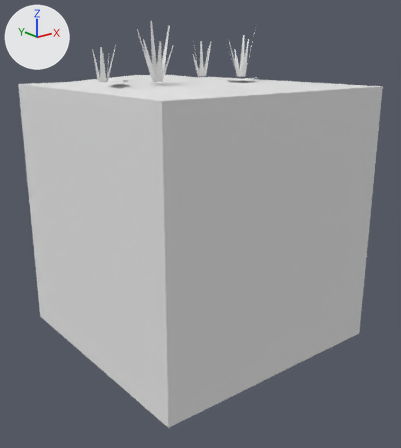
One commit to the FBX model Assets/Tiles/Blend/Blend Grass Dry 3.fbx: the scene before it, then after it.
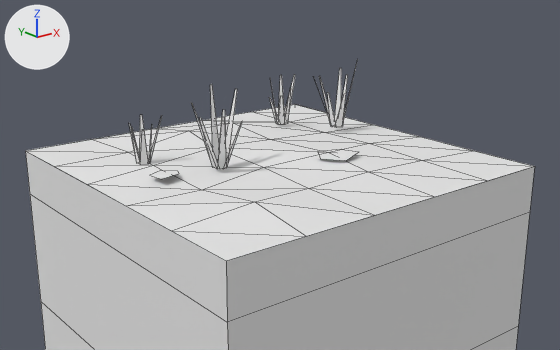
There are two pictures of each version: one whole from a 50 mm camera at (-2.72, -3.48, 1.31) aimed at (-0.02, -0.1, -0.04), one close up from a 50 mm camera at (-2.54, -3.25, 2.24) aimed at (0.16, 0.12, 0.89). Lighting does not change. The marker at upper left points along +X, +Y and +Z. The first two pictures are the older version. The close-ups show mesh edges as thin lines. Where no turn or scale is listed for an object, it has been applied to the vertices. Vertices at exactly the same position are counted once.

Names of what the first close-up shows: 'Blend Grass Dry 3'.
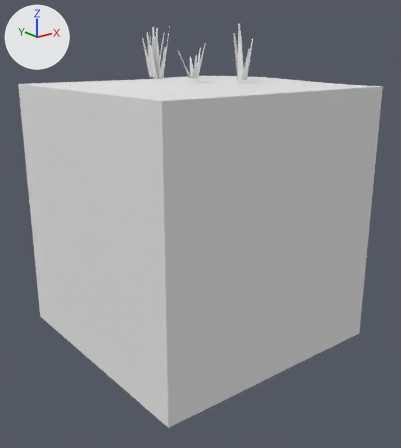
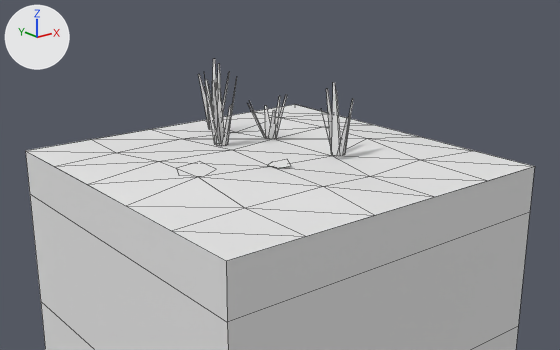
Boxes (x1, y1, x2, y2) around the edits, measured in the close-ups (560 x 350 px; the box of a moved part takes in the faces that stretch with it):
```json
{"part": 1, "of": "me_blend_grass_dry_3", "change": "moved or reshaped", "before": [150, 171, 178, 179], "after": [267, 159, 291, 168]}
{"part": 2, "of": "me_blend_grass_dry_3", "change": "moved or reshaped", "before": [318, 149, 358, 161], "after": [177, 162, 216, 175]}
{"part": 3, "of": "me_blend_grass_dry_3", "change": "deleted", "before": [129, 59, 358, 169]}
{"part": 4, "of": "me_blend_grass_dry_3", "change": "reshaped", "before": [26, 112, 534, 236], "after": [26, 59, 534, 236]}
```

Edits to the scene script, one JSON object a line:
```json
{"block": "me_blend_grass_dry_3", "where": "# used by ob_blend_grass_dry_3; location = (0.0, 0.0, 0.0)"}
{"op": "remove", "block": "me_blend_grass_dry_3", "code": "me_blend_grass_dry_3.from_pydata(...)  # 162 vertices, 91 faces; spans x -1.0..1.0, y -1.0..1.0, z -1.0..1.51"}
{"op": "add", "block": "me_blend_grass_dry_3", "code": "me_blend_grass_dry_3.from_pydata(...)  # 166 vertices, 92 faces; spans x -1.0..1.0, y -1.0..1.0, z -1.0..1.5"}
{"block": "me_blend_grass_dry_3", "change": "me_blend_grass_dry_3 part 1: the loose piece of 5 vertices spanning x -0.75..-0.61, y -0.1..0.05, z 1.09..1.11 is turned 76.7 degrees about the z axis through its middle and scaled by 0.837, then moved by (0.54, -0.21, 0.0)"}
{"block": "me_blend_grass_dry_3", "change": "me_blend_grass_dry_3 part 2: the loose piece of 5 vertices spanning x 0.1..0.32, y -0.41..-0.18, z 1.09..1.11 is turned 81.4 degrees about the z axis through its middle and scaled by 0.899, then moved by (-0.74, 0.23, 0.0)"}
{"block": "me_blend_grass_dry_3", "change": "me_blend_grass_dry_3 part 3: 26 loose pieces with 104 vertices, spanning x -0.73..0.77, y -0.19..0.53, z 1.09..1.51, are deleted"}
{"block": "me_blend_grass_dry_3", "change": "me_blend_grass_dry_3 part 4"}
{"block": "me_blend_grass_dry_3", "change": "16 vertices are removed from x -0.65..0.61, y -0.63..0.63, z 1.05..1.11"}
{"block": "me_blend_grass_dry_3", "change": "48 faces are deleted"}
{"block": "me_blend_grass_dry_3", "change": "124 vertices are added at x -0.64..0.59, y -0.63..0.76, z 1.05..1.5"}
{"block": "me_blend_grass_dry_3", "change": "75 new faces join them"}
```
